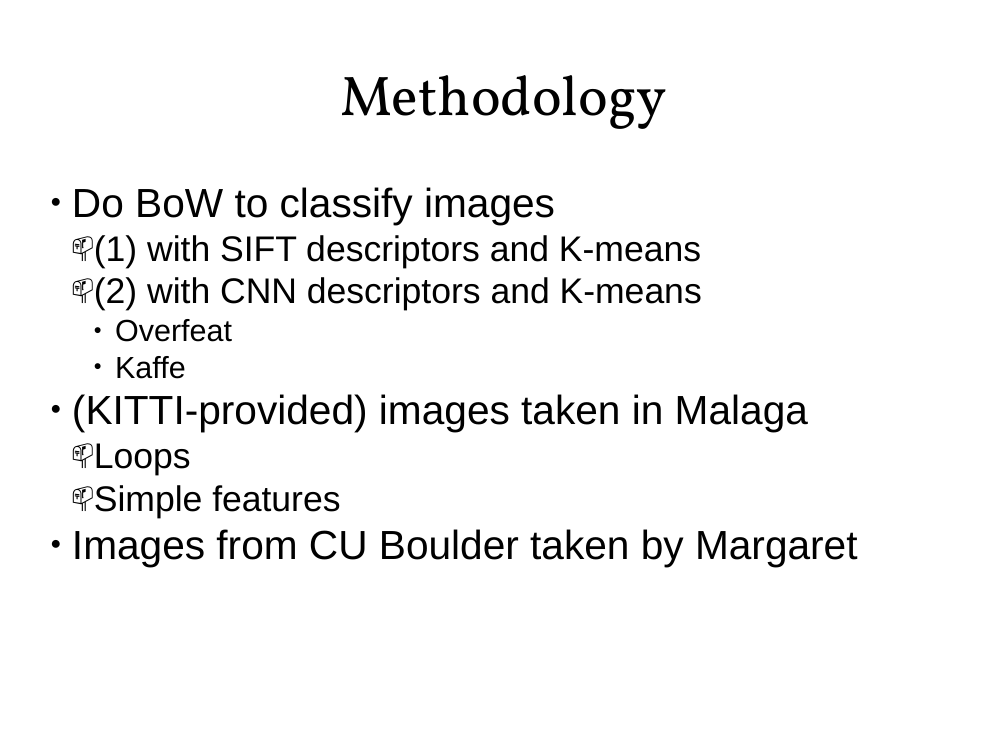
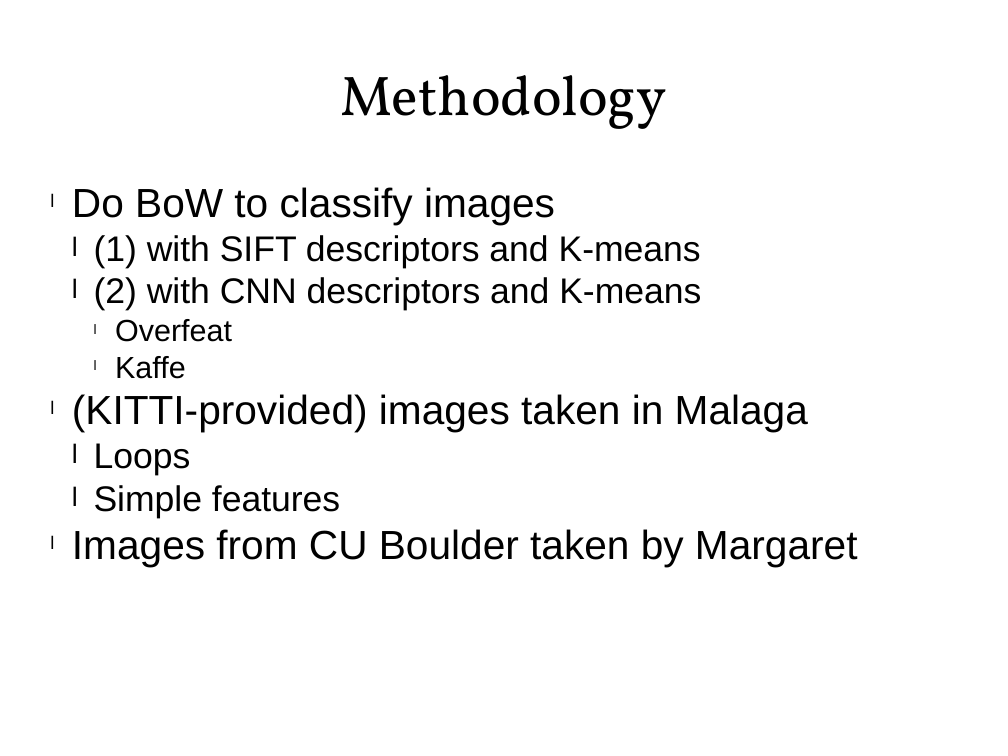
Before and after one commit to estherva7/VideoGoogle-PlaceRecognition, a slide deck: slide 3 of presentation.pptx. Drawn at 1008x756 pixels with LibreOffice and Linux fonts; fonts in the diff are those of the drawing. Boxes give left, top, right and bottom in pixels: in the first picture for what was removed or moved away, otherwise in the second. Text is boxed around its words. In the diff, an @@ line names an element or a change of style, - is before the commit and + after.

```diff
--- a/presentation.pptx
+++ b/presentation.pptx
@@ text "Do BoW to classify images" at (72,187,858,566): bullet ● to l; bullet 📫 to l @@
```
Also in this commit, not shown: 3 other slides changed.
